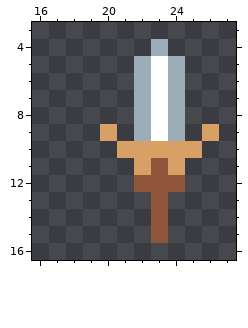
File history of a pixel-art file, Assets/Prefabs/Weapons/holy dagger.aseprite. That is the earlier state.
32x32 pixels, 1 frame. Shown: x 16..27, y 3..16.
After:
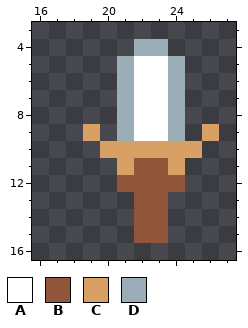
Palette (. is transparent): A #ffffff  B #8f563b  C #d9a066  D #9badb7
From old to new:
y 4: x 22 . -> D
y 5..8: x 21..22 .D -> DA
y 9: x 19..22 .C.D -> C.DA
y 10: x 20 . -> C
y 11: x 21..22 .C -> CB
y 12: x 21 . -> B
y 13..15: x 22 . -> B
Where, in picture pixels (left, top, right, bottom), the same in both pictures:
changed: (83, 39, 151, 243)
